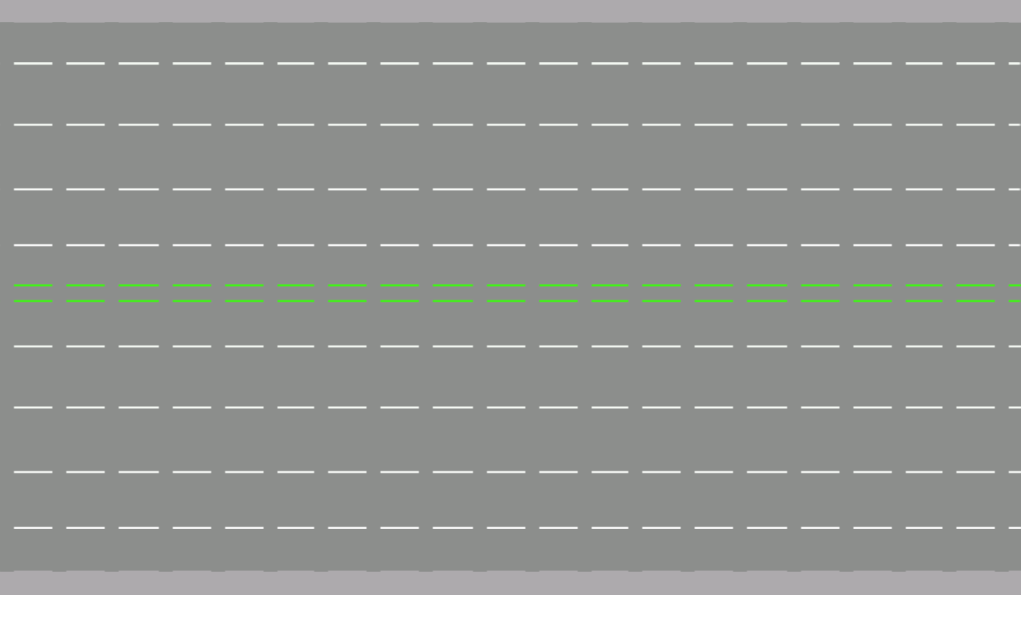
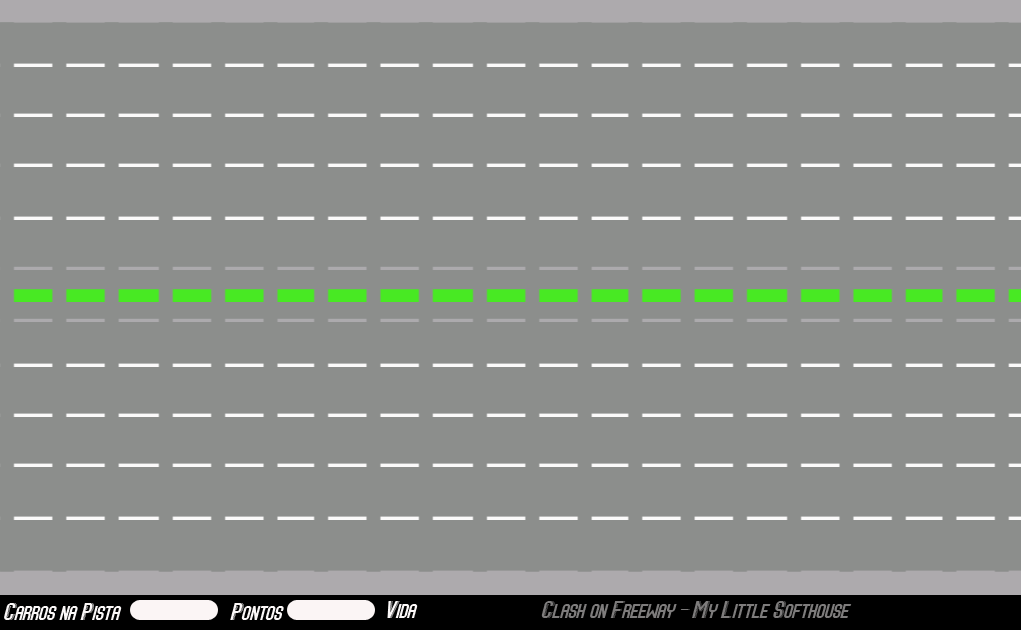
Revision of a layered 1021×630 image; what changed, layer by layer:
added layer "Shape 4 copy" above "Shape 4" over [13,318,1021,322]
added layer "Shape 4" above "Shape 2" over [13,266,1021,270]
added layer "Shape 2" above "Group 1 copy" over [13,289,1021,302]
added group "Group 1 copy" with 4 layers above "Group 1" over [0,363,1021,520]
added layer "Shape 3 copy 3" (1st of 2, in "Group 1 copy") in group "Group 1 copy" over [0,363,1021,367]
added layer "Shape 3 copy 2" (1st of 2, in "Group 1 copy") in group "Group 1 copy" over [0,413,1021,417]
added layer "Shape 3 copy" (1st of 2, in "Group 1 copy") in group "Group 1 copy" over [0,463,1021,467]
added layer "Shape 3" (1st of 2, in "Group 1 copy") in group "Group 1 copy" over [0,516,1021,520]
added group "Group 1" with 4 layers above "faixas" over [0,63,1021,220]
added layer "Shape 3 copy 3" (2nd of 2, in "Group 1") in group "Group 1" over [0,63,1021,67]
added layer "Shape 3 copy 2" (2nd of 2, in "Group 1") in group "Group 1" over [0,113,1021,117]
added layer "Shape 3 copy" (2nd of 2, in "Group 1") in group "Group 1" over [0,163,1021,167]
added layer "Shape 3" (2nd of 2, in "Group 1") in group "Group 1" over [0,216,1021,220]
hid "faixas" over [0,62,1021,529]
added group "hud" with 6 layers above "Layer 1" over [4,600,852,620]
added layer "Clash on Freeway - My Little Softhouse" (50%) in group "hud" over [541,601,852,618]
added layer "Vida" in group "hud" over [387,601,418,618]
added layer "Shape 5 copy" in group "hud" over [130,600,218,620]
added layer "Carros na Pista" in group "hud" over [4,603,122,620]
added layer "Pontos" in group "hud" over [230,603,284,620]
added layer "Shape 5" in group "hud" over [287,600,375,620]
added layer "Layer 1" above "Background" over [0,62,1021,630]
